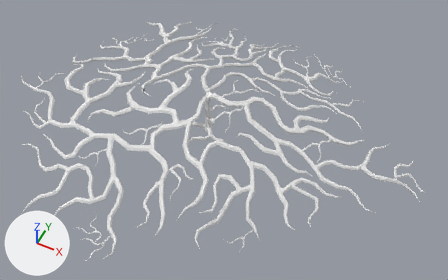
An edit to the FBX model Unity/Projekt_1/Assets/-FBX-/Familytree.fbx, drawn before and after from the same camera.
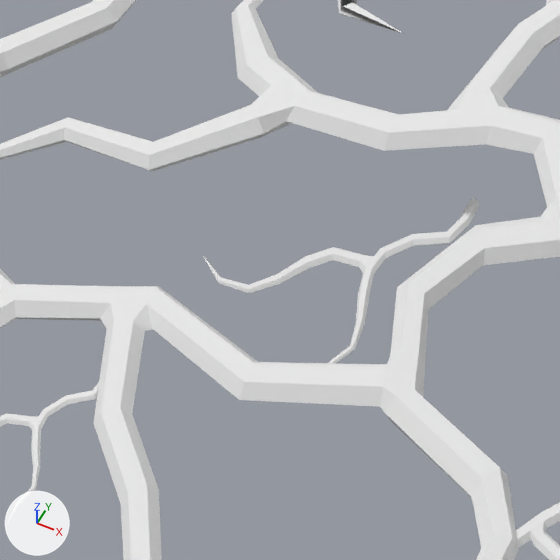
There are two pictures of each version: one whole from a 50 mm lens placed at (160.0, -32.2, 192.6), pointed at (85.2, 117.3, 5.8), one close up on the part from 21% to 39% of the width and 33% to 62% of the height. The axes (+X, +Y, +Z) are drawn at lower left. The lights are the same throughout. The older version's two pictures come first. Where no turn or scale is listed for an object, it has been applied to the vertices.

Names of what the first close-up shows: 'Family_Tree'.
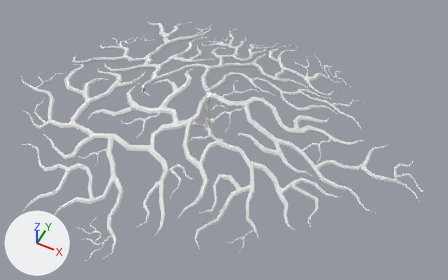
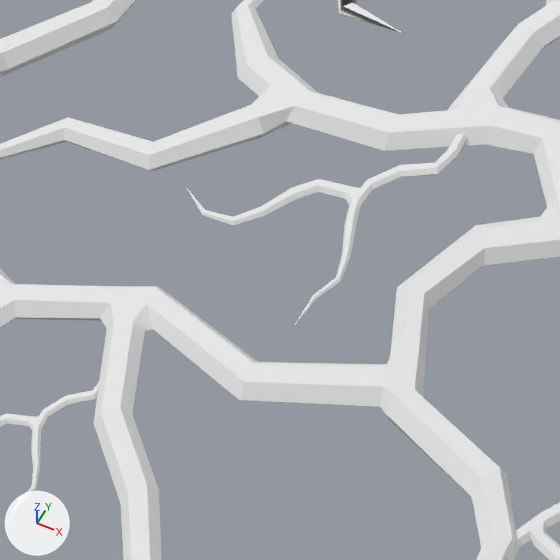
Where the change shows, as pixel boxes [x1, y1, x2, y2] in the close-ups (560 x 560 px; the box of a moved part takes in the faces that stretch with it):
part 1 of me_circle_022, moved or reshaped
    before: [203, 198, 480, 363]
    after: [186, 133, 467, 324]

Patch to the scene script:
```diff
--- a/Unity/Projekt_1/Assets/-FBX-/Familytree.fbx.py
+++ b/Unity/Projekt_1/Assets/-FBX-/Familytree.fbx.py
@@ me_circle_022 @@
 me_circle_022.from_pydata(...)  # 5497 vertices, 5740 faces; spans x -87.0..91.0, y -79.0..65.0, z 0.0..20.0
 # used by ob_family_tree; location = (74.02, 124.79, 0.02)
+# me_circle_022 part 1: the loose piece of 104 vertices spanning x -28.0..-13.0, y -29.0..-14.0, z 8.0..11.0 is moved by (0.0, 0.0, 6.0)
 me_circle_022.materials.append(mat_tree_bark_4k)
```
